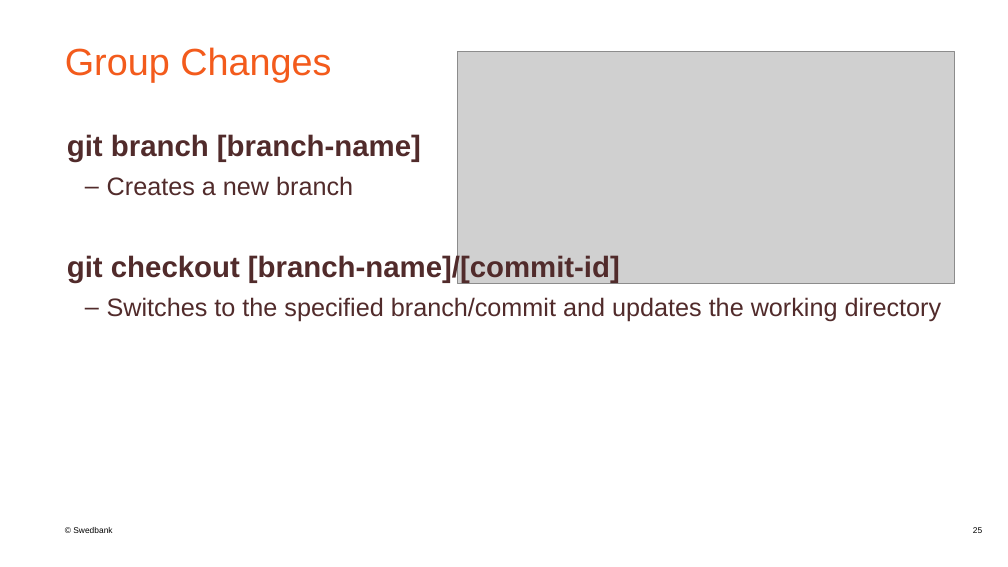
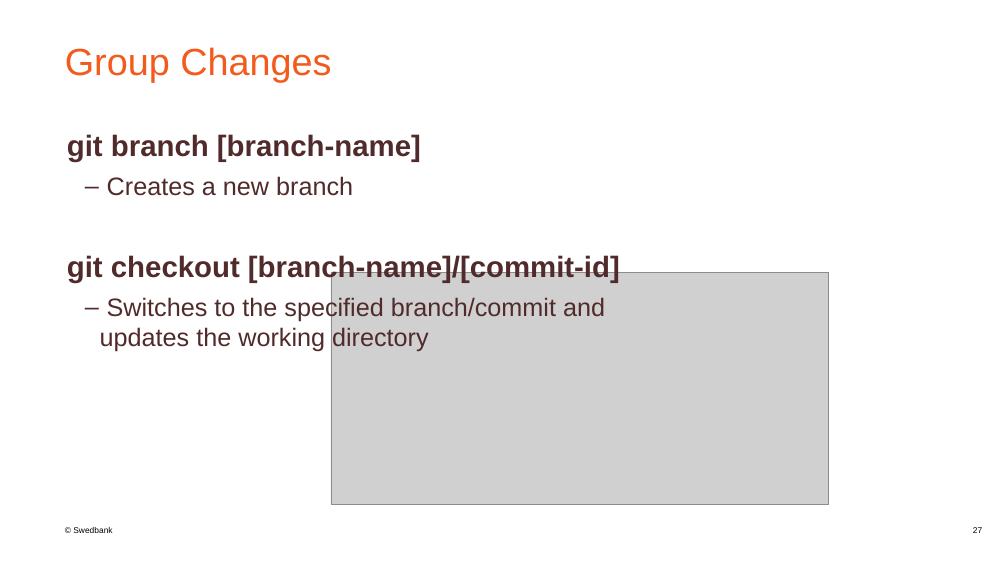
Before and after one commit to JurgisSi/git-slides, a slide deck: slide 27 of GIT.pptx (slide 25 before the commit). Drawn at 1008x567 pixels with LibreOffice and Linux fonts; fonts in the diff are those of the drawing; grey boxes stand for pictures; background and template pictures are left out. Boxes give left, top, right and bottom in pixels: in the first picture for what was removed or moved away, otherwise in the second. Text is boxed around its words. In the diff, an @@ line names an element or a change of style, - is before the commit and + after.

```diff
--- a/GIT.pptx
+++ b/GIT.pptx
@@ text "git branch [branch-name]" rewrapped from [67,134,942,322] to [67,134,620,352] @@
@@ picture: place and size @@
-picture at [457,51,955,284]
+picture at [331,272,829,504]
@@ page number at [973,527,982,533]: text changed @@
-25
+27
```
Also in this commit, not shown: 5 other slides changed, 2 slides added, 1 other file.
